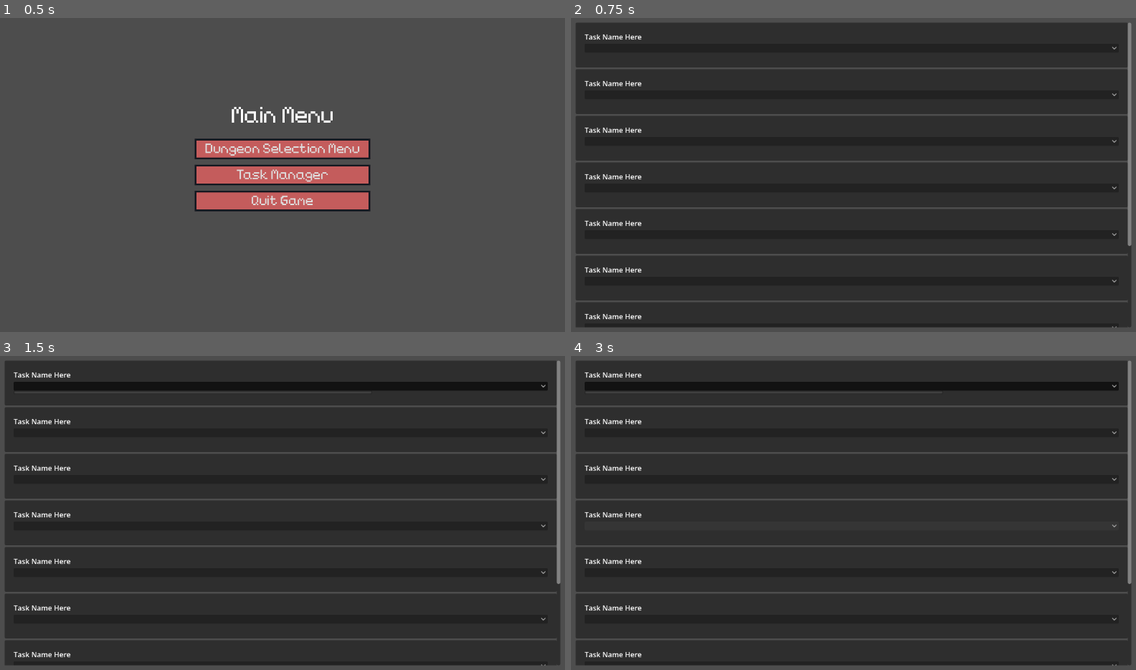
Above: before the commit, frames 1-4 (two rows, left to right).
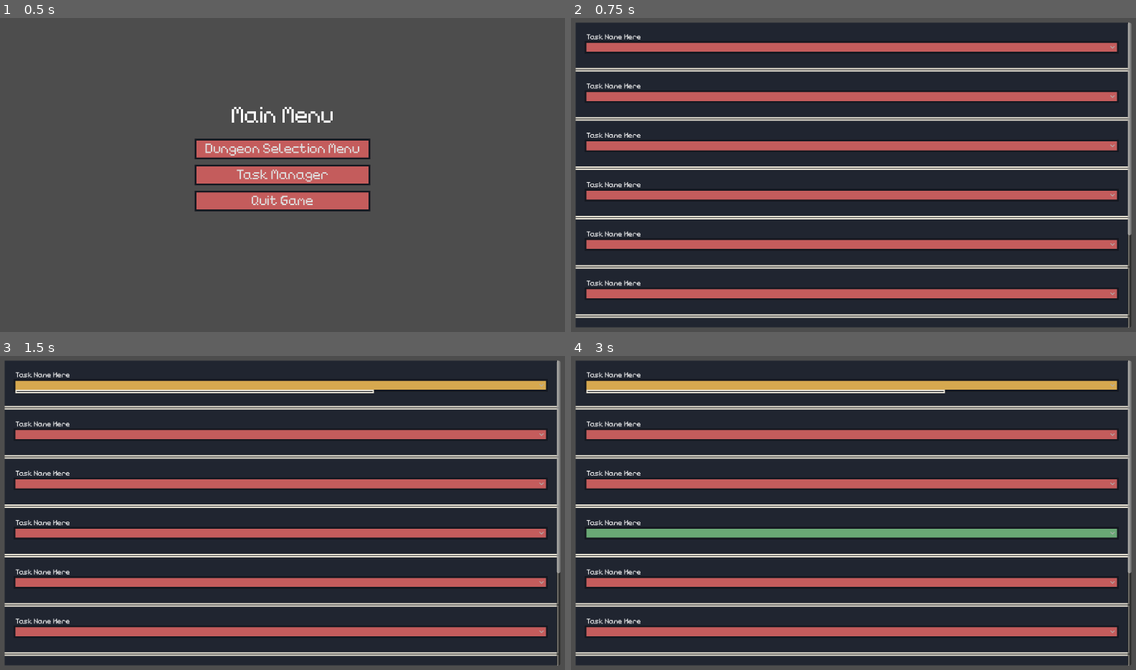
Above: after the commit, the same moments.

Repository: TheHumanMRP/RPG-Life-Tracker
Game: Godot game, scene res://Folders/Systems/Main/Scenes/main_scene.tscn
The game is run twice, just before and just after one commit, with the same random seed, the same clock (stepped at 60 frames per second) and the same inputs. The engine's default icon, where the game draws it, is replaced by a stand-in: a white triangle on a blue panel in a dark square.
Inputs (mouse positions are in pixels of both pictures, inside the frame that each line leads up to):
- Up to frame 1 (0.5 s): no input
- Up to frame 2 (0.75 s): click "Task Manager" at 0.5 s
- Up to frame 3 (1.5 s): click (282, 387) at 1.27 s
- Up to frame 4 (3 s): tap Enter at 2 s; move the mouse to (853, 513) at 2.02 s; hold D (move_right) from 2.03 s (still down); tap E (equip_item) at 2.1, 2.85 s; click (853, 513) at 2.17 s; tap Space (jump) at 2.27, 2.75 s; move the mouse to (740, 528) at 2.77 s

Frame 1 is identical in both runs. In frame 2, 32% of the frame differs, in the area x 0-100%, y 1-99%; in frame 3, 32%; in frame 4, 33%.

Commit message:
Auto commit at 2026-10-15 20:23:24

Diff:
--- a/Folders/Systems/Task-Manager/Scenes/task_entry_scene.tscn
+++ b/Folders/Systems/Task-Manager/Scenes/task_entry_scene.tscn
@@ -1,5 +1,6 @@
 [gd_scene format=3 uid="uid://vt6eolqkwws8"]
 
+[ext_resource type="Theme" uid="uid://deuleb40h735d" path="res://Folders/Assets/UI_Theme/rpg-life-tracker-ui-theme.tres" id="1_7jaep"]
 [ext_resource type="Script" uid="uid://dun2trcix2ryy" path="res://Folders/Systems/Task-Manager/Scripts/task_entry_scene.gd" id="1_hsjk1"]
 
 [node name="Task_Entry_Scene" type="PanelContainer" unique_id=465403137 node_paths=PackedStringArray("task_name_label", "task_status_option_button")]
@@ -12,6 +13,7 @@
 grow_horizontal = 2
 grow_vertical = 2
 mouse_filter = 1
+theme = ExtResource("1_7jaep")
 script = ExtResource("1_hsjk1")
 task_name_label = NodePath("MarginContainer/VBoxContainer/Task_Name")
 task_status_option_button = NodePath("MarginContainer/VBoxContainer/Task_Status_Option_Button")
--- a/Folders/Systems/Task-Manager/Scenes/task_grid.tscn
+++ b/Folders/Systems/Task-Manager/Scenes/task_grid.tscn
@@ -16,6 +16,7 @@
 layout_mode = 2
 size_flags_horizontal = 3
 size_flags_vertical = 3
+theme_override_constants/separation = 10
 
 [node name="Task_Entry_Scene" parent="VBoxContainer" unique_id=465403137 instance=ExtResource("1_vs7gx")]
 layout_mode = 2
